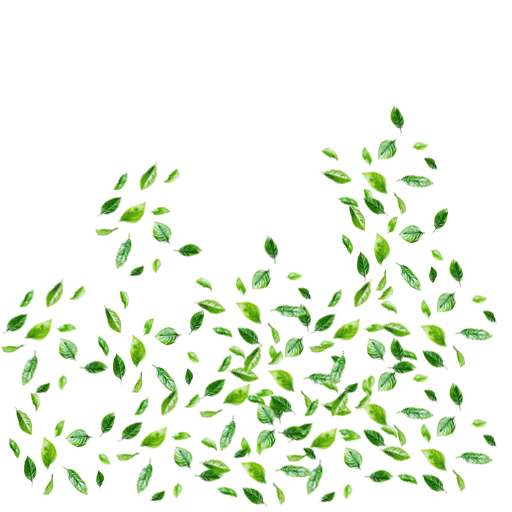
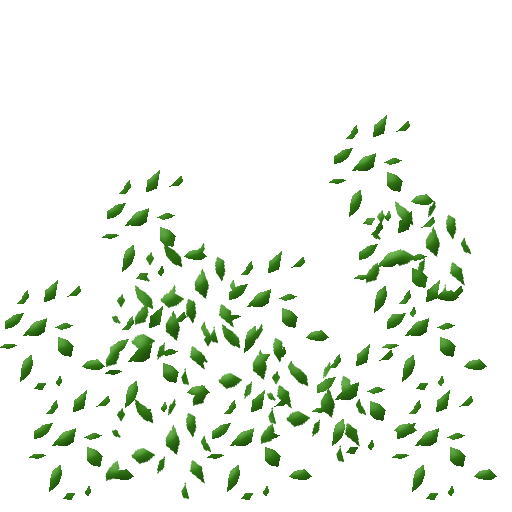
Layered file, before and after one edit (512x512). Changes by layer:
removed layer "leaves copy 11" over (x1=198, y1=342, x2=308, y2=459)
removed layer "leaves copy 10" over (x1=115, y1=385, x2=225, y2=502)
removed layer "leaves copy 9" over (x1=285, y1=386, x2=395, y2=503)
removed layer "leaves copy 8" over (x1=94, y1=161, x2=204, y2=277)
removed layer "leaves copy 7" over (x1=0, y1=278, x2=110, y2=394)
removed layer "leaves copy 6" over (x1=308, y1=277, x2=418, y2=394)
removed layer "leaves copy 5" over (x1=193, y1=235, x2=312, y2=348)
removed layer "leaves copy 4" over (x1=378, y1=381, x2=497, y2=495)
removed layer "leaves copy 15" over (x1=319, y1=336, x2=438, y2=450)
removed layer "leaves copy 14" over (x1=319, y1=105, x2=438, y2=218)
removed layer "leaves copy 13" over (x1=226, y1=302, x2=345, y2=416)
removed layer "leaves copy 12" over (x1=198, y1=394, x2=317, y2=508)
removed layer "leaves copy 3" over (x1=378, y1=257, x2=497, y2=371)
added group "leaves" with 17 layers above "bg (hide me)" over (x1=0, y1=115, x2=497, y2=500)
added layer "Layer 11" in group "leaves" over (x1=312, y1=344, x2=417, y2=454)
added layer "Layer 10" in group "leaves" over (x1=207, y1=390, x2=312, y2=500)
added layer "Layer 9" in group "leaves" over (x1=29, y1=390, x2=134, y2=500)
added layer "Layer 8" in group "leaves" over (x1=105, y1=306, x2=210, y2=416)
added layer "Layer 7" in group "leaves" over (x1=224, y1=251, x2=329, y2=361)
added layer "Layer 6" in group "leaves" over (x1=382, y1=280, x2=487, y2=390)
added layer "Layer 5" in group "leaves" over (x1=392, y1=390, x2=497, y2=500)
added layer "Layer 4" in group "leaves" over (x1=0, y1=280, x2=105, y2=390)
added layer "Layer 3" in group "leaves" over (x1=102, y1=170, x2=207, y2=280)
added layer "Layer 2" in group "leaves" over (x1=354, y1=211, x2=459, y2=321)
…and 10 more changes (7 added, 3 removed)
